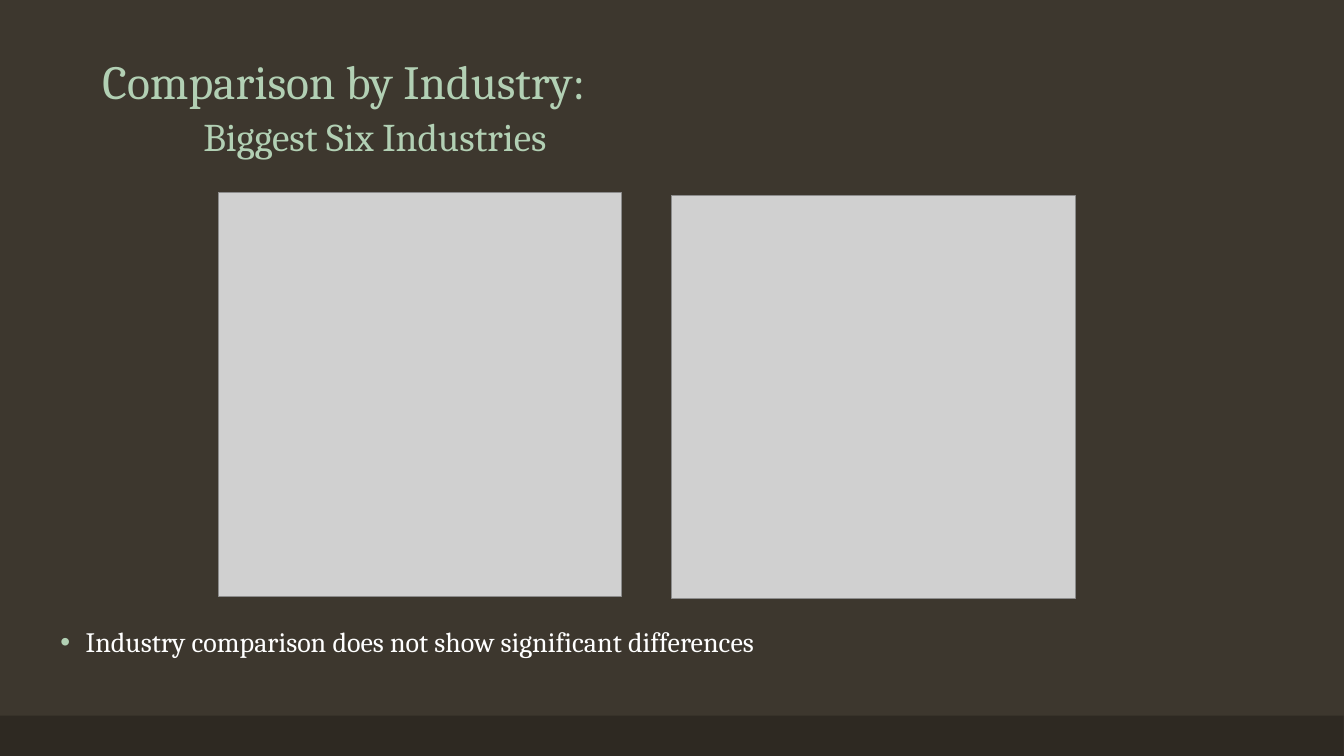
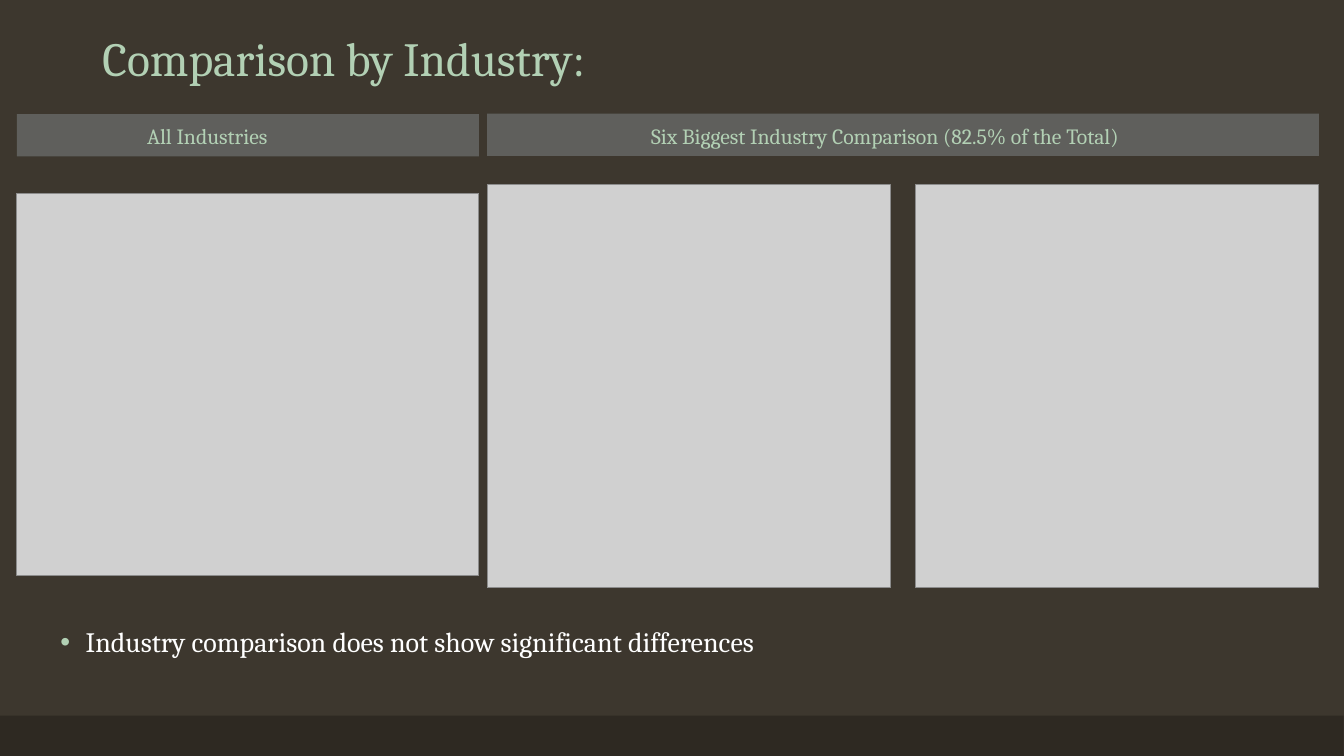
Before and after one commit to tralinde/companies_in_russia, a slide deck: slide 5 of ppt/Companies in Russia After Ukrainian Invasion.pptx. Drawn at 1344x756 pixels with LibreOffice and Linux fonts; fonts in the diff are those of the drawing; grey boxes stand for pictures. Boxes give left, top, right and bottom in pixels: in the first picture for what was removed or moved away, otherwise in the second. Text is boxed around its words. In the diff, an @@ line names an element or a change of style, - is before the commit and + after.

```diff
--- a/ppt/Companies in Russia After Ukrainian Invasion.pptx
+++ b/ppt/Companies in Russia After Ukrainian Invasion.pptx
@@ title at (102, 43, 585, 86): text changed @@
-Comparison by Industry:
-Biggest Six Industries
+Comparison by Industry:
@@ rectangle added at (17, 114, 479, 156), fill #B8C9D6 at 28% opacity, 15.5 pt, text #B2D0B4 @@
+All Industries
@@ rectangle added at (487, 114, 1319, 156), fill #B8C9D6 at 28% opacity, 15.5 pt, text #B2D0B4 @@
+Six Biggest Industry Comparison (82.5% of the Total)
@@ picture added at (17, 194, 479, 576) @@
@@ picture: place and size @@
-picture at (219, 193, 622, 596)
+picture at (487, 185, 890, 588)
@@ picture: place and size @@
-picture at (673, 196, 1076, 599)
+picture at (915, 185, 1319, 588)
```
Also in this commit, not shown: 2 other slides changed, 1 slide added, 14 other files.
